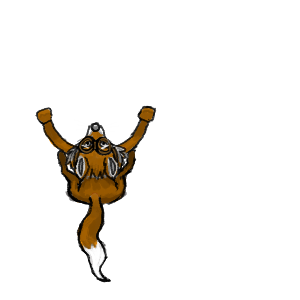
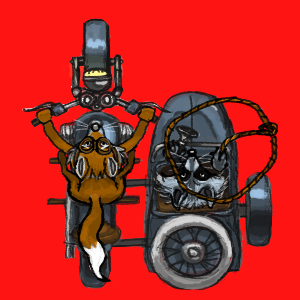
Before/after of a 300×300 layered artwork. What changed in the layer stack:
showed group "Rocky Raccoon" (20 layers) over [153, 96, 279, 212]
painted on "Lasso Outline" over [162, 131, 167, 159]
added layer "Lasso Color" (multiply) in group "Lasso" over [164, 97, 278, 204]
painted on "Lasso BnW" over [162, 132, 167, 158]
painted on "Rope Outline" over [222, 135, 237, 151]
added layer "Rope Color" (multiply) in group "Rope" over [220, 129, 271, 155]
painted on "Rope BnW" over [220, 131, 267, 154]
added layer "HandR Color" (multiply) in group "HandR" over [212, 151, 226, 170]
added layer "Head Color" (2nd of 2, in "Rocky Raccoon" › "Head") (multiply) in group "Head" over [157, 157, 224, 208]
added layer "HandL Color" (multiply) in group "HandL" over [163, 142, 187, 172]
showed group "Motorcycle" (13 layers) over [21, 18, 281, 294]
showed group "Steering Wheel" (3 layers) over [21, 18, 173, 127]
showed group "Motorcycle Chassis" (3 layers) over [46, 110, 146, 294]
showed group "Sidecar" (3 layers) over [78, 91, 281, 291]
painted on "Sidecar Color" over [222, 91, 261, 159]
showed "Background" over [0, 0, 300, 300]
